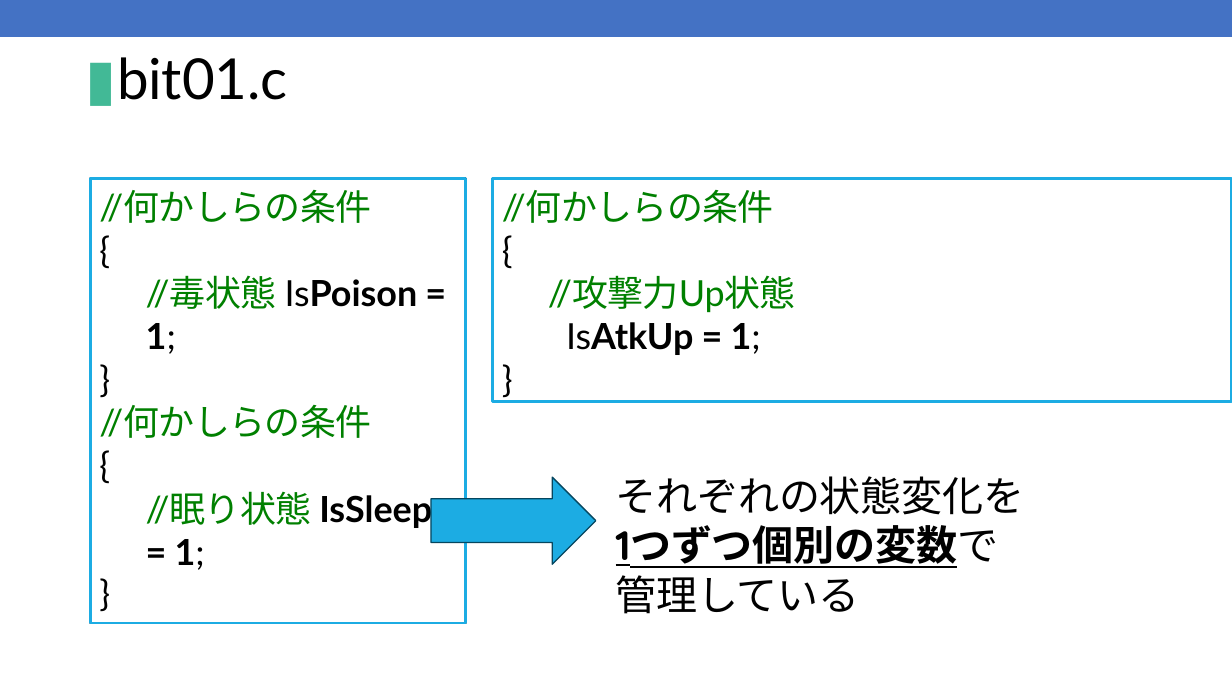
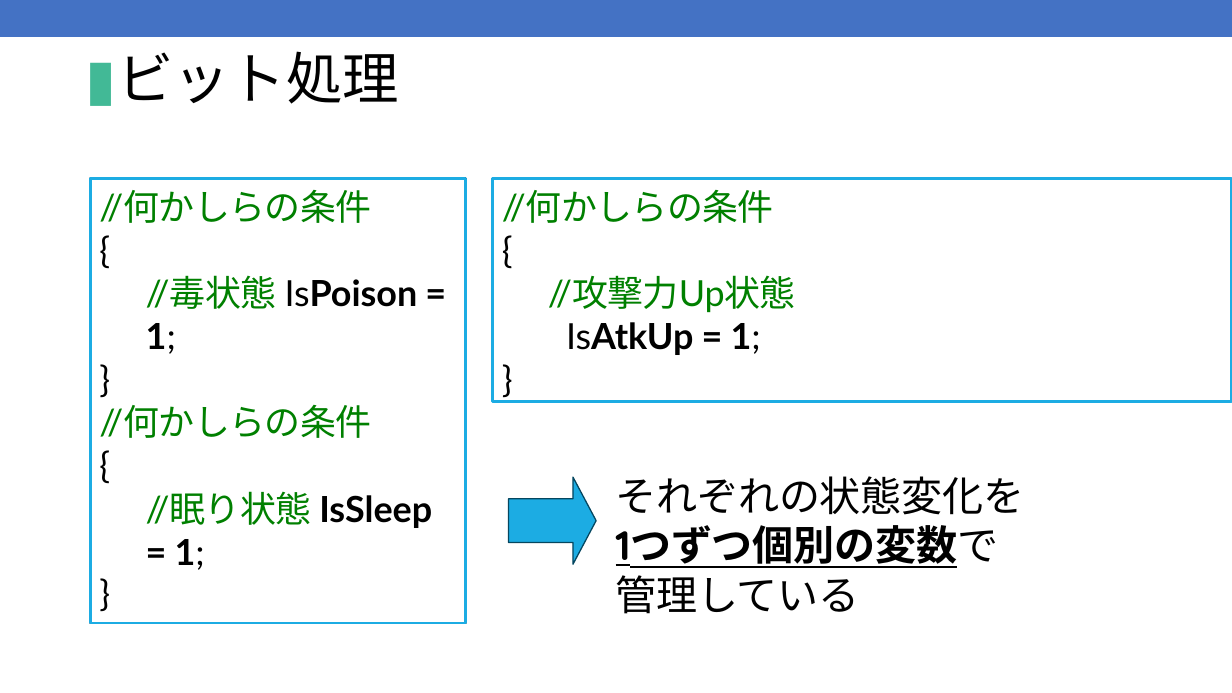
Before and after one commit to kic-murata/cpp2025, a slide deck: slide 3 of 授業資料/授業資料：ビット処理.pptx. Drawn at 1232x693 pixels with LibreOffice and Linux fonts; fonts in the diff are those of the drawing. Boxes give left, top, right and bottom in pixels: in the first picture for what was removed or moved away, otherwise in the second. Text is boxed around its words. In the diff, an @@ line names an element or a change of style, - is before the commit and + after.

```diff
--- a/授業資料/授業資料：ビット処理.pptx
+++ b/授業資料/授業資料：ビット処理.pptx
@@ title at [86,53,399,106]: text changed @@
-▮bit01.c
+▮ビット処理
@@ freeform shape: place and size @@
-freeform shape at [431,477,596,564]
+freeform shape at [508,477,596,564]
@@ freeform shape: place and size @@
-freeform shape at [431,477,596,564]
+freeform shape at [508,477,596,564]
```
Also in this commit, not shown: 11 other slides changed, 12 slides added, 4 other files.
